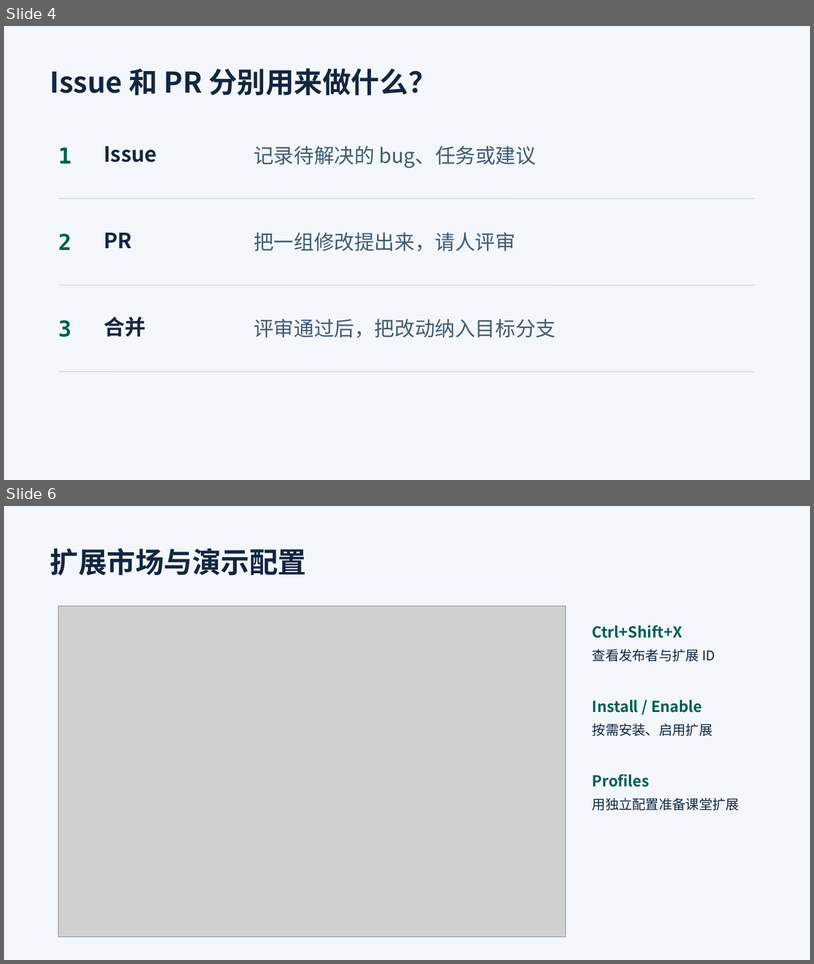
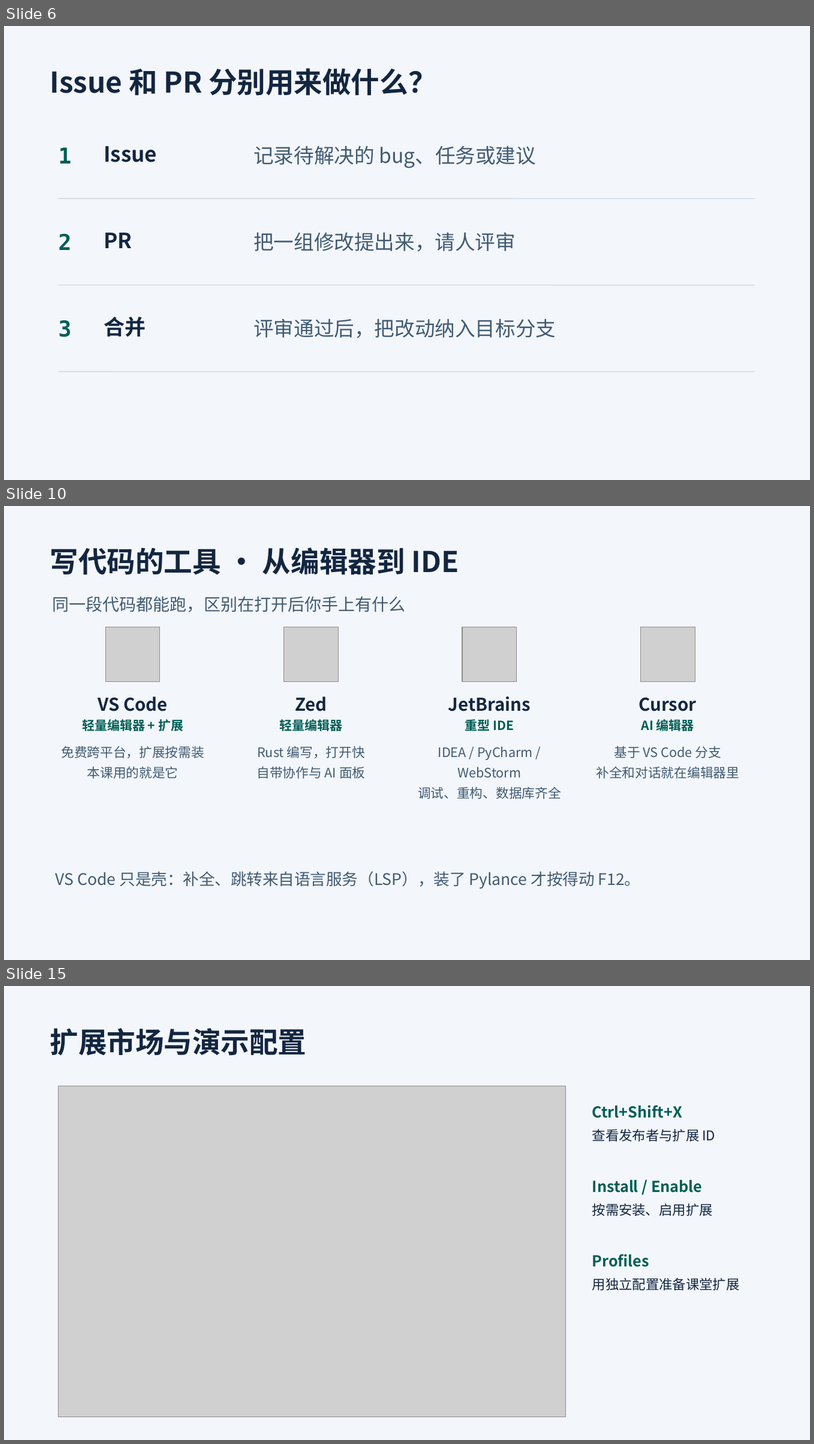
Before and after one commit to Zewang0217/boyuan-tech-sharing-lesson-01, a slide deck: materials/开发环境配置与编辑器.pptx. Shown one above the other, each under a label of ours: slides 4 and 6 before the commit, slides 6, 10 and 15 after it; the slides between them are not shown. The pictures are 814x964 and 814x1444 pixels, drawn with LibreOffice and Linux fonts; fonts in the diff are those of the drawing; grey boxes stand for pictures. Boxes give left, top, right and bottom in pixels: in the first picture for what was removed or moved away, otherwise in the second. Text is boxed around its words. In the diff, an @@ line names an element or a change of style, - is before the commit and + after.

Commit message:
docs(lesson): 补齐工具链与 AI 章节，改用激活环境启动
- 课件从 36 页扩到 56 页：GitHub 仓库页与许可证、练手仓库、编辑器谱系与截图、VS Code 介绍与打开项目、包管理器、推荐扩展、DevTools、npm/npx、装依赖演示、AI 章节
- 两个 README 改为 source .venv/bin/activate 启动，补充 uv 与 GUESS_TARGET 固定谜底写法
- 补充 MIT LICENSE、Windows 快捷键 PDF、图标与书封素材，忽略 Office 锁文件

```diff
--- a/materials/开发环境配置与编辑器.pptx
+++ b/materials/开发环境配置与编辑器.pptx
@@ slide 10 added at (x1=4, y1=506, x2=810, y2=960), background #F3F6FA @@
@@ text added at (x1=50, y1=547, x2=459, y2=575), 34 pt, text #132640, bold @@
+写代码的工具 · 从编辑器到 IDE
@@ text added at (x1=53, y1=596, x2=406, y2=612), 20 pt, text #415B73 @@
+同一段代码都能跑，区别在打开后你手上有什么
@@ picture added at (x1=105, y1=627, x2=160, y2=681) @@
@@ picture added at (x1=284, y1=627, x2=339, y2=681) @@
@@ picture added at (x1=462, y1=627, x2=517, y2=681) @@
@@ picture added at (x1=641, y1=627, x2=695, y2=681) @@
@@ text added at (x1=98, y1=696, x2=168, y2=711), 21 pt, text #132640, bold @@
+VS Code
@@ text added at (x1=295, y1=696, x2=327, y2=711), 21 pt, text #132640, bold @@
+Zed
@@ text added at (x1=449, y1=696, x2=531, y2=711), 21 pt, text #132640, bold @@
+JetBrains
@@ text added at (x1=639, y1=697, x2=697, y2=711), 21 pt, text #132640, bold @@
+Cursor
@@ text added at (x1=82, y1=717, x2=183, y2=733), 15 pt, text #005E55, bold @@
+轻量编辑器 + 扩展
@@ text added at (x1=280, y1=717, x2=343, y2=733), 15 pt, text #005E55, bold @@
+轻量编辑器
@@ text added at (x1=465, y1=717, x2=514, y2=733), 15 pt, text #005E55, bold @@
+重型 IDE
@@ text added at (x1=642, y1=717, x2=695, y2=733), 15 pt, text #005E55, bold @@
+AI 编辑器
@@ text added at (x1=61, y1=745, x2=204, y2=778), 15.5 pt, text #415B73 @@
+免费跨平台，扩展按需装
+本课用的就是它
@@ text added at (x1=257, y1=745, x2=365, y2=778), 15.5 pt, text #415B73 @@
+Rust 编写，打开快
+自带协作与 AI 面板
@@ text added at (x1=418, y1=746, x2=561, y2=799), 15.5 pt, text #415B73 @@
+IDEA / PyCharm / WebStorm
+调试、重构、数据库齐全
@@ text added at (x1=597, y1=745, x2=740, y2=778), 15.5 pt, text #415B73 @@
+基于 VS Code 分支
+补全和对话就在编辑器里
@@ text added at (x1=56, y1=871, x2=641, y2=888), 19 pt, text #415B73 @@
+VS Code 只是壳：补全、跳转来自语言服务（LSP），装了 Pylance 才按得动 F12。
@@ what was slide 4 is now slide 6 @@
@@ what was slide 6 is now slide 15 @@
```
Also in this commit, not shown: 6 slides changed, 19 other slides added, 31 other files.
